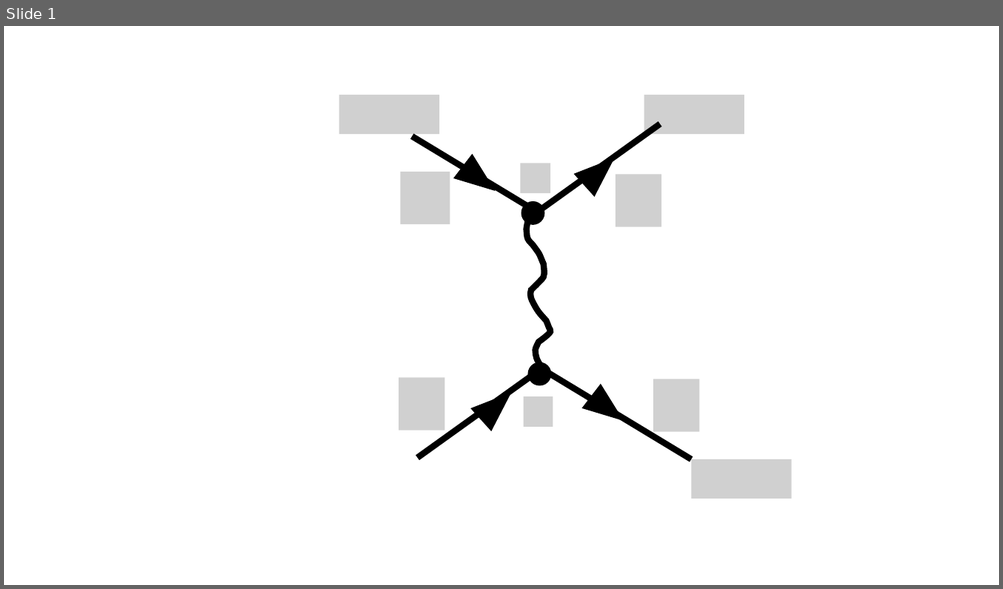
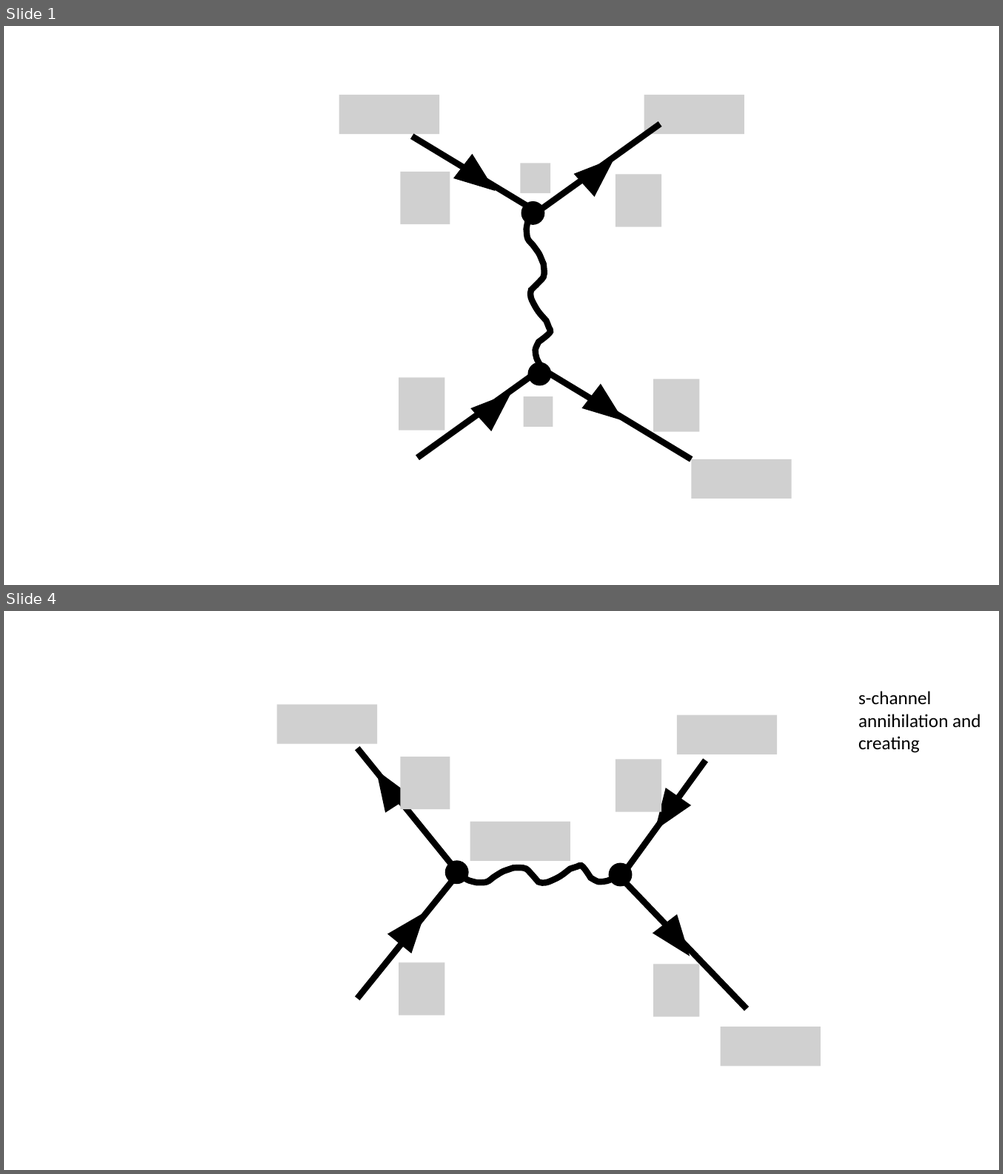
Before and after one commit to oddesabelle/Physics-180, a slide deck: Finals/finals feynman diagrams.pptx. Shown one above the other, each under a label of ours: slide 1 before the commit, slides 1 and 4 after it; the slides between them are not shown. The pictures are 1003x589 and 1003x1174 pixels, drawn with LibreOffice and Linux fonts; fonts in the diff are those of the drawing; grey boxes stand for pictures. Boxes give left, top, right and bottom in pixels: in the first picture for what was removed or moved away, otherwise in the second. Text is boxed around its words. In the diff, an @@ line names an element or a change of style, - is before the commit and + after.

```diff
--- a/Finals/finals feynman diagrams.pptx
+++ b/Finals/finals feynman diagrams.pptx
@@ slide 4 added at <box>4,611,999,1170</box>, background #FFFFFF @@
@@ text added at <box>858,691,981,753</box>, 18 pt, text #000000 @@
+s-channel
+annihilation and
+creating
@@ picture added at <box>277,704,377,743</box> @@
@@ picture added at <box>677,715,777,755</box> @@
@@ line added from (357, 749) to (455, 869), #000000 6 pt @@
@@ triangle added at <box>364,763,410,812</box>, fill #000000, outline #000000 1 pt @@
@@ picture added at <box>400,757,449,809</box> @@
@@ picture added at <box>615,760,661,812</box> @@
@@ line added from (622, 875) to (706, 760), #000000 6 pt @@
@@ triangle added at <box>644,789,690,837</box>, fill #000000, outline #000000 1 pt @@
@@ picture added at <box>470,821,570,861</box> @@
@@ line added from (357, 999) to (461, 870), #000000 6 pt @@
@@ ellipse added at <box>446,861,468,883</box>, fill #000000, outline #000000 1 pt @@
@@ freeform shape added at <box>460,858,617,892</box>, outline #000000 6 pt @@
@@ ellipse added at <box>609,864,632,886</box>, fill #000000, outline #000000 1 pt @@
@@ line added from (624, 881) to (746, 1009), #000000 6 pt @@
@@ triangle added at <box>388,904,435,952</box>, fill #000000, outline #000000 1 pt @@
@@ triangle added at <box>653,916,700,964</box>, fill #000000, outline #000000 1 pt @@
@@ picture added at <box>398,963,445,1016</box> @@
@@ picture added at <box>653,965,700,1017</box> @@
@@ picture added at <box>720,1028,820,1067</box> @@
```
Also in this commit, not shown: 2 slides changed, 4 other slides added, 12 other files.
